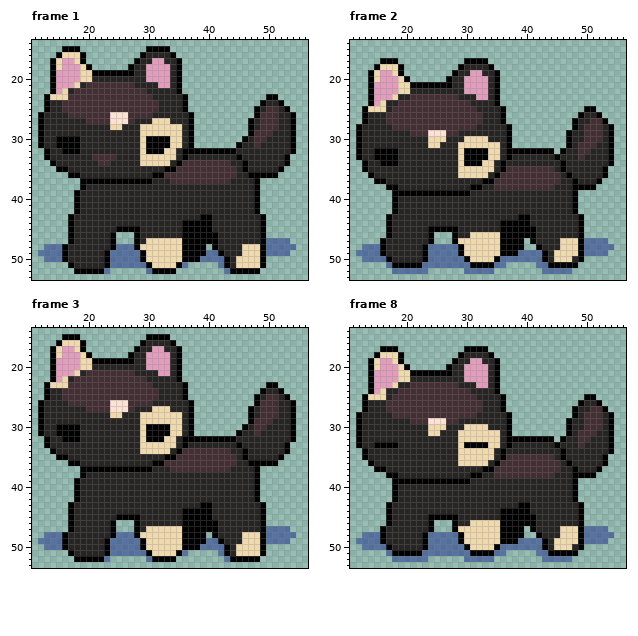
A pixel-art file gets an edit: sprite/assets-source/l1-cat-idle.aseprite. That is the earlier state.
64x64 pixels, 10 frames. Shown: frame 1: x 11..56, y 14..53; frame 2: x 11..56, y 14..53; frame 3: x 11..56, y 14..53; frame 8: x 11..56, y 14..53. The commit also changed other frames, which this record leaves out.
New version:
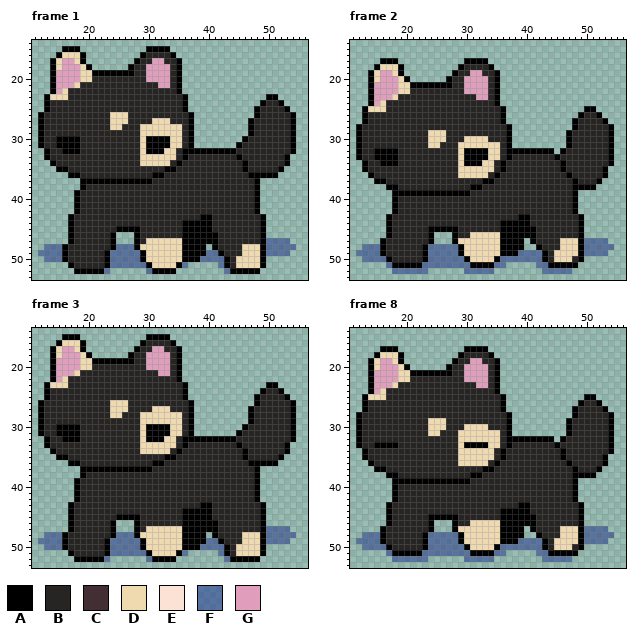
Palette (. is transparent): A #000000  B #262523  C #432e34  D #efd9af  E #fbe2d5  F #1e2f9085  G #e19ebc
Change:
layer "Layer 1" removed
Frame 1:
Colour B replaces colour C in row 21 at x 20 to 27; in row 22 at x 18 to 29; in row 23 at x 17 to 30; in row 24 at x 16 to 31; in row 25 at x 16 to 31 and 50 to 51; in row 26 at x 17 to 23, 27 to 30 and 49 to 51.
Colour B replaces colour C in row 27 at x 20 to 23, 27 and 49 to 51; in row 28 at x 49 to 51; in row 29 at x 48 to 50; in row 30 at x 48 to 49; in row 31 at x 48; in row 33 at x 21 to 24.
Colour B replaces colour C in row 34 at x 22 to 23 and 36 to 43; in row 35 at x 35 to 44; in row 36 at x 33 to 44; in row 37 at x 34 to 43.
Colour D replaces colour E in rows 26 to 27 at x 24 to 26.
Frame 2:
Colour B replaces colour C in row 23 at x 21 to 28; in row 24 at x 19 to 30; in row 25 at x 18 to 31; in row 26 at x 17 to 32; in row 27 at x 17 to 32 and 51 to 52; in row 28 at x 18 to 31 and 50 to 52.
Colour B replaces colour C in row 29 at x 21 to 23, 27 to 28 and 50 to 52; in row 30 at x 50 to 52; in row 31 at x 49 to 51; in row 32 at x 49 to 50; in row 33 at x 49; in row 35 at x 37 to 44.
Colour B replaces colour C in row 36 at x 36 to 45; in row 37 at x 35 to 45; in row 38 at x 35 to 44.
Colour D replaces colour E in row 29 at x 24 to 26.
Frame 3:
Colour B replaces colour C in row 21 at x 20 to 27; in row 22 at x 18 to 29; in row 23 at x 17 to 30; in row 24 at x 16 to 31; in row 25 at x 16 to 31 and 50 to 51; in row 26 at x 17 to 23, 27 to 30 and 49 to 51.
Colour B replaces colour C in row 27 at x 20 to 23, 27 and 49 to 51; in row 28 at x 49 to 51; in row 29 at x 48 to 50; in row 30 at x 48 to 49; in row 31 at x 48; in row 34 at x 36 to 43.
Colour B replaces colour C in row 35 at x 35 to 44; in row 36 at x 33 to 44; in row 37 at x 34 to 43.
Colour D replaces colour E in rows 26 to 27 at x 24 to 26.
Frame 8: the same change as frame 2
